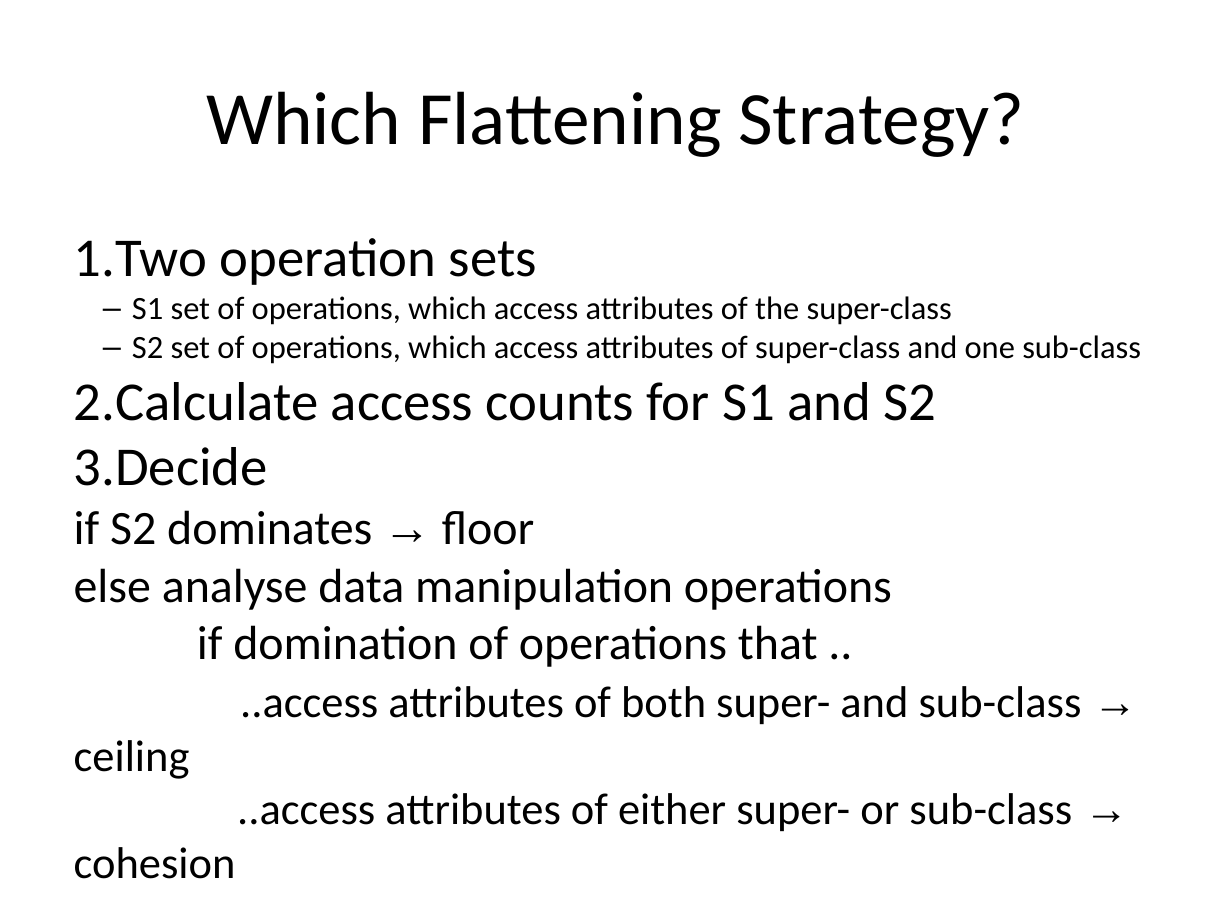
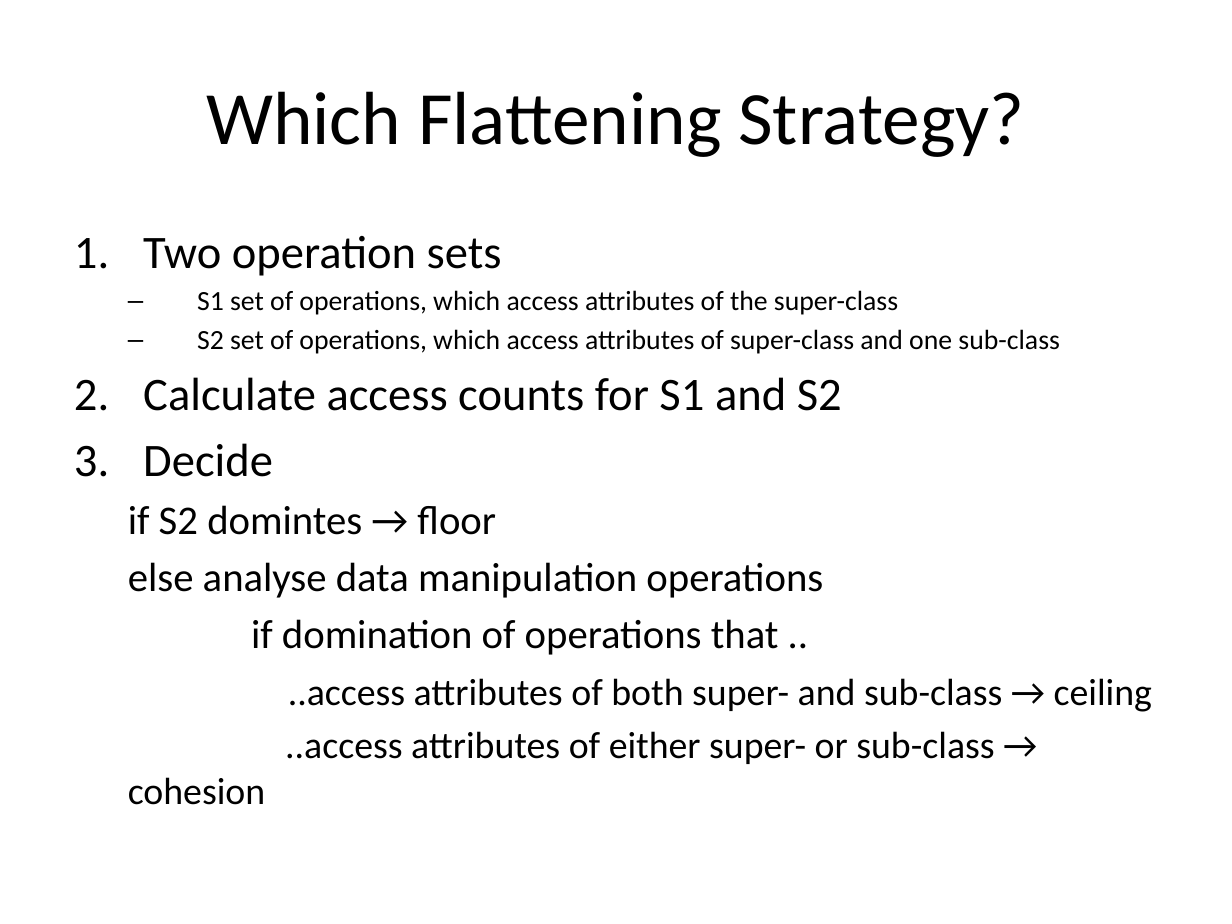
Before and after one commit to bugxd/DBTech, a slide deck: slide 12 of Assignment_4.pptx. Drawn at 1232x924 pixels with LibreOffice and Linux fonts; fonts in the diff are those of the drawing. Boxes give left, top, right and bottom in pixels: in the first picture for what was removed or moved away, otherwise in the second. Text is boxed around its words. In the diff, an @@ line names an element or a change of style, - is before the commit and + after.

```diff
--- a/Assignment_4.pptx
+++ b/Assignment_4.pptx
@@ text at [128,236,1152,764]: size 32 to 27.2 pt in "Two operation sets", "Calculate access counts for S1 and S2", "Decide"; size 19 to 16.1 pt in "S1 set of operations, which access attributes ...", "S2 set of operations, which access attributes ..."; size 28 to 23.8 pt in "else analyse data manipulation operations", "if domination of operations that .."; size 26 to 22.1 pt in "..access attributes of both super- and sub-class ...", "..access attributes of either super- or sub-class ..."; font Arial to Calibri in "→", "→"; indent changed; more space between paragraphs; list level 1 to 2 in "else analyse data manipulation operations"; list level 1 to 2 in "if domination of operations that ..."; list level 1 to 2 in "..access attributes of both super- ..."; list level 1 to 2 in "..access attributes of either super- ..." @@
@@ text at [128,505,496,535]: text changed; size 28 to 23.8 pt @@
-if S2 dominates → floor
+  if S2 domintes → floor
```
Also in this commit, not shown: 15 other slides changed.
